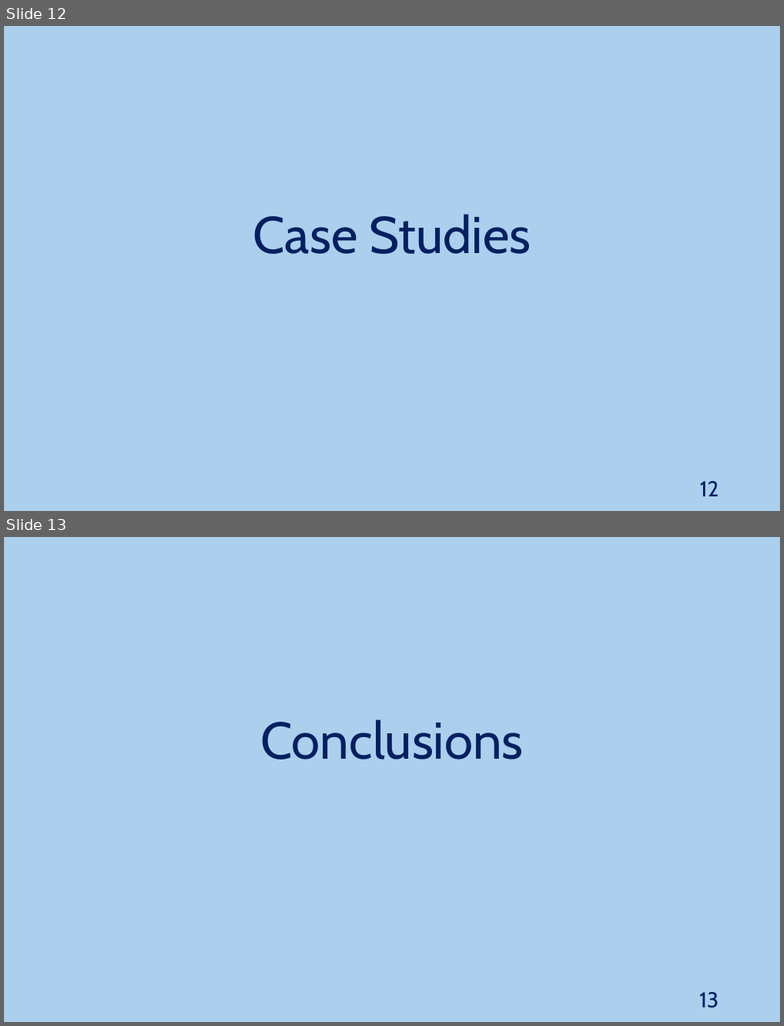
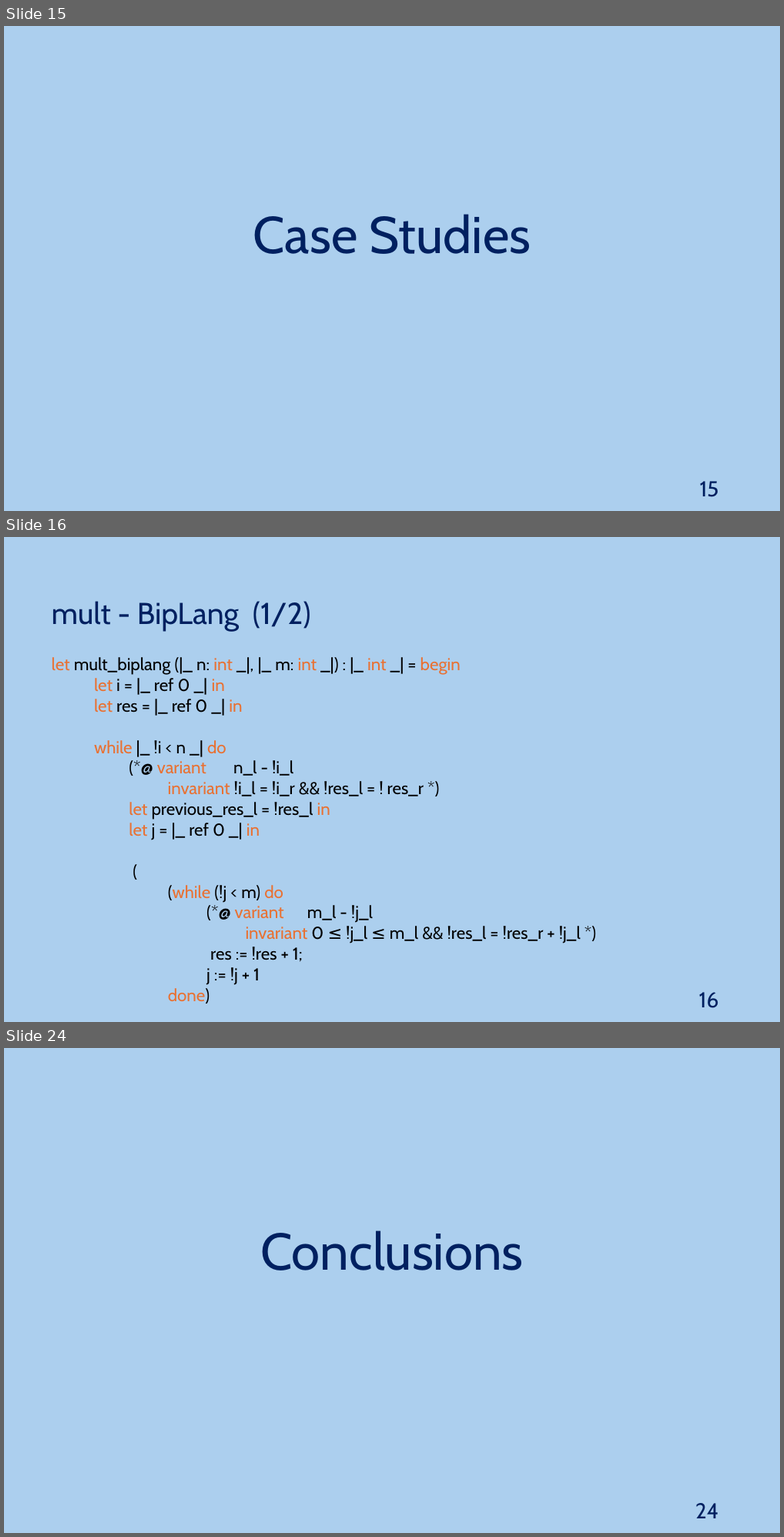
Before and after one commit to JoaoNini75/MasterThesis, a slide deck: tese/presentation/Ap Tese.pptx. Shown one above the other, each under a label of ours: slides 12 and 13 before the commit, slides 15, 16 and 24 after it; the slides between them are not shown. The pictures are 784x1026 and 784x1537 pixels, drawn with LibreOffice and Linux fonts; fonts in the diff are those of the drawing. Boxes give left, top, right and bottom in pixels: in the first picture for what was removed or moved away, otherwise in the second. Text is boxed around its words. In the diff, an @@ line names an element or a change of style, - is before the commit and + after.

```diff
--- a/tese/presentation/Ap Tese.pptx
+++ b/tese/presentation/Ap Tese.pptx
@@ slide 16 added at <box>4,537,780,1022</box>, background #ACCFEE @@
@@ text added at <box>52,601,311,631</box>, 28 pt, text #002060 @@
+mult - BipLang (1/2)
@@ text added at <box>52,657,581,1004</box>, 16 pt, text #000000 @@
+let mult_biplang (|_ n: int _|, |_ m: int _|) : |_ int _| = begin
+  let i = |_ ref 0 _| in
+  let res = |_ ref 0 _| in
+  while |_ !i < n _| do
+  (*@ variant n_l - !i_l
+  invariant !i_l = !i_r && !res_l = ! res_r *)
+  let previous_res_l = !res_l in
+  let j = |_ ref 0 _| in
+  (
+  (while (!j < m) do
+  (*@ variant m_l - !j_l
+  invariant 0 ≤ !j_l ≤ m_l && !res_l = !res_r + !j_l *)
+  res := !res + 1;
+  j := !j + 1
+  done)
@@ page number added at <box>699,992,719,1008</box>, 20 pt, text #002060 @@
+16
@@ what was slide 12 is now slide 15 @@
@@ page number at <box>700,481,719,497</box>: text changed @@
-12
+15
@@ what was slide 13 is now slide 24 @@
@@ page number at <box>695,1503,719,1518</box>: text changed @@
-13
+24
```
Also in this commit, not shown: 1 slide changed, 11 other slides added, 1 slide removed.
